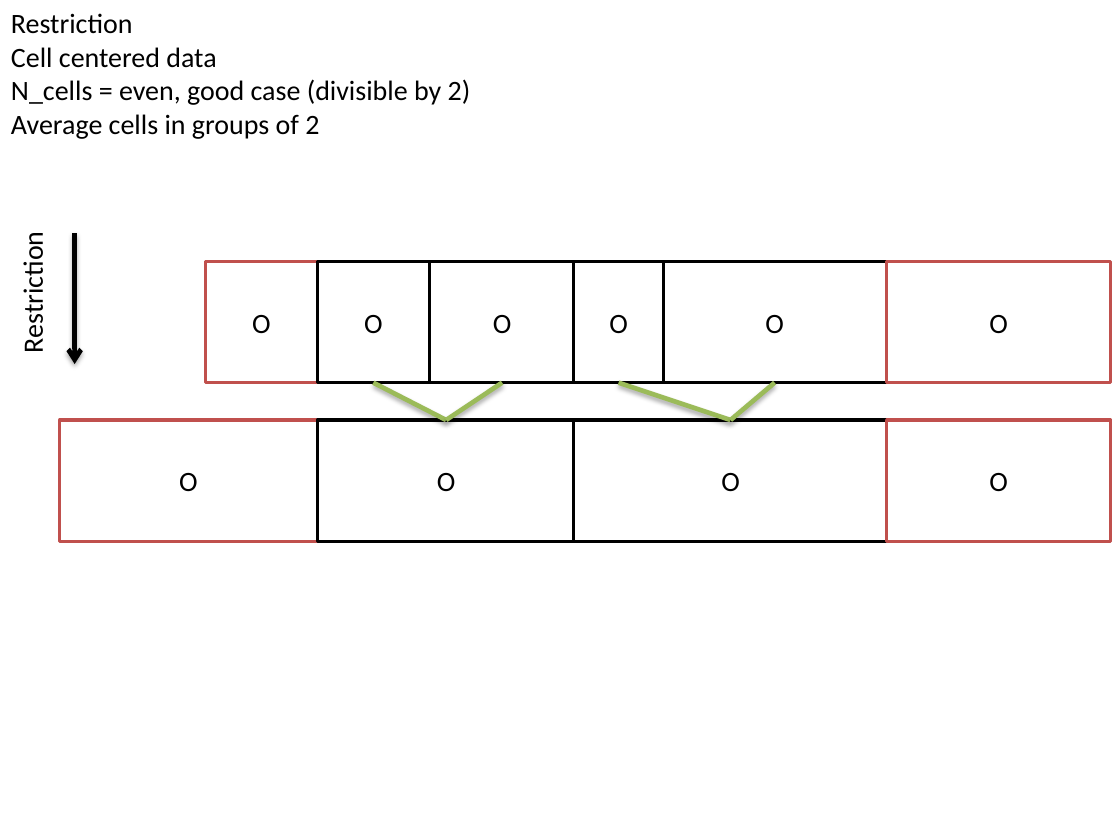
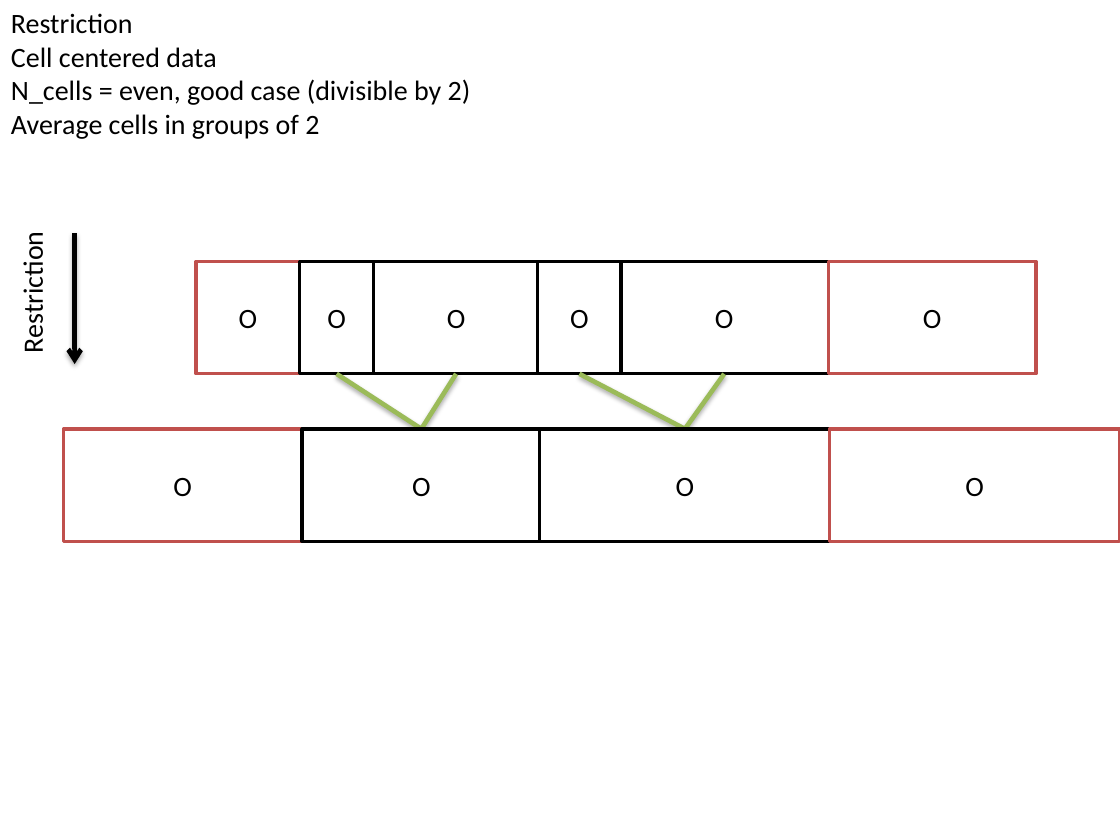
Before and after one commit to charleskawczynski/MOONS, a slide deck: slide 1 of __documentation/Solvers/Poisson Solver/multi-grid implementation.pptx. Drawn at 1120x840 pixels with LibreOffice and Linux fonts; fonts in the diff are those of the drawing. Boxes give left, top, right and bottom in pixels: in the first picture for what was removed or moved away, otherwise in the second. Text is boxed around its words. In the diff, an @@ line names an element or a change of style, - is before the commit and + after.

```diff
--- a/__documentation/Solvers/Poisson Solver/multi-grid implementation.pptx
+++ b/__documentation/Solvers/Poisson Solver/multi-grid implementation.pptx
@@ rectangle "O": place and size @@
-rectangle "O" at (205,261,317,382)
+rectangle "O" at (196,261,300,374)
@@ rectangle "O": place and size @@
-rectangle "O" at (317,261,429,382)
+rectangle "O" at (300,261,374,374)
@@ rectangle "O": place and size @@
-rectangle "O" at (429,261,575,382)
+rectangle "O" at (373,261,539,374)
@@ rectangle "O": place and size @@
-rectangle "O" at (573,261,663,382)
+rectangle "O" at (538,261,620,374)
@@ rectangle "O": place and size @@
-rectangle "O" at (663,261,887,382)
+rectangle "O" at (620,261,829,374)
@@ rectangle "O": place and size @@
-rectangle "O" at (887,261,1111,382)
+rectangle "O" at (828,261,1036,374)
@@ line moved from (373, 383) - (446, 420) to (337, 374) - (421, 429) @@
@@ line moved from (502, 383) - (446, 420) to (456, 374) - (421, 429) @@
@@ line moved from (618, 383) - (730, 420) to (579, 374) - (685, 429) @@
@@ line moved from (775, 383) - (730, 420) to (725, 374) - (685, 429) @@
@@ rectangle "O": place and size @@
-rectangle "O" at (59,420,317,541)
+rectangle "O" at (64,429,302,541)
@@ rectangle "O": place and size @@
-rectangle "O" at (317,420,575,541)
+rectangle "O" at (302,429,541,541)
@@ rectangle "O": place and size @@
-rectangle "O" at (573,420,887,541)
+rectangle "O" at (540,429,830,541)
@@ rectangle "O": place and size @@
-rectangle "O" at (887,420,1111,541)
+rectangle "O" at (830,429,1120,541)
```
Also in this commit, not shown: 2 slides added, 57 other files.
